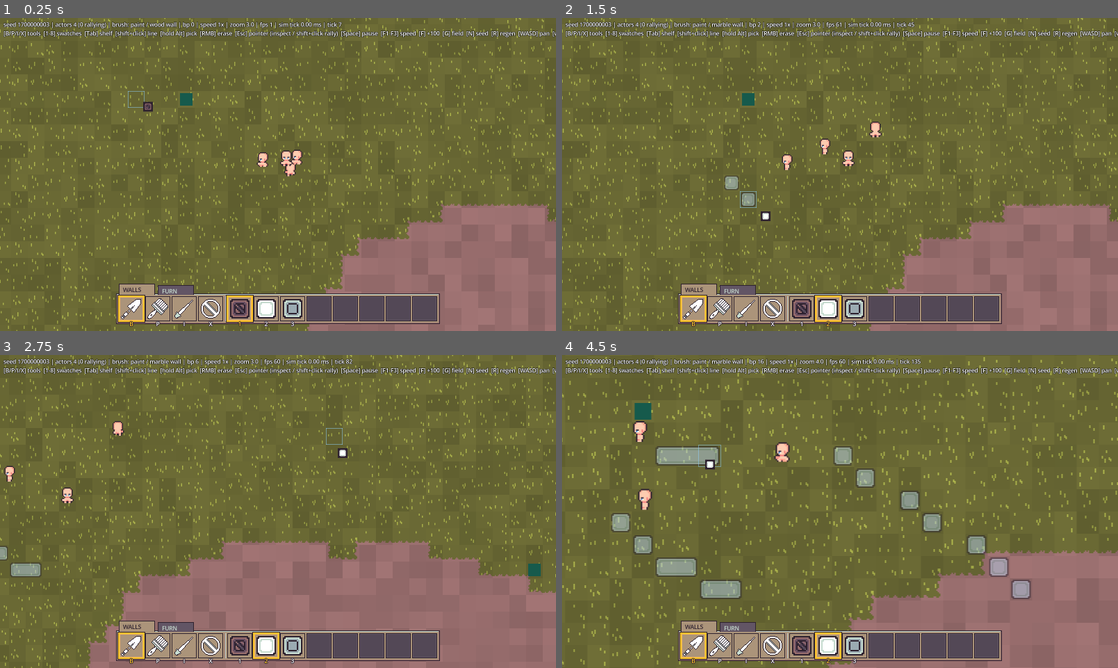
Above: before the commit, frames 1-4 (two rows, left to right).
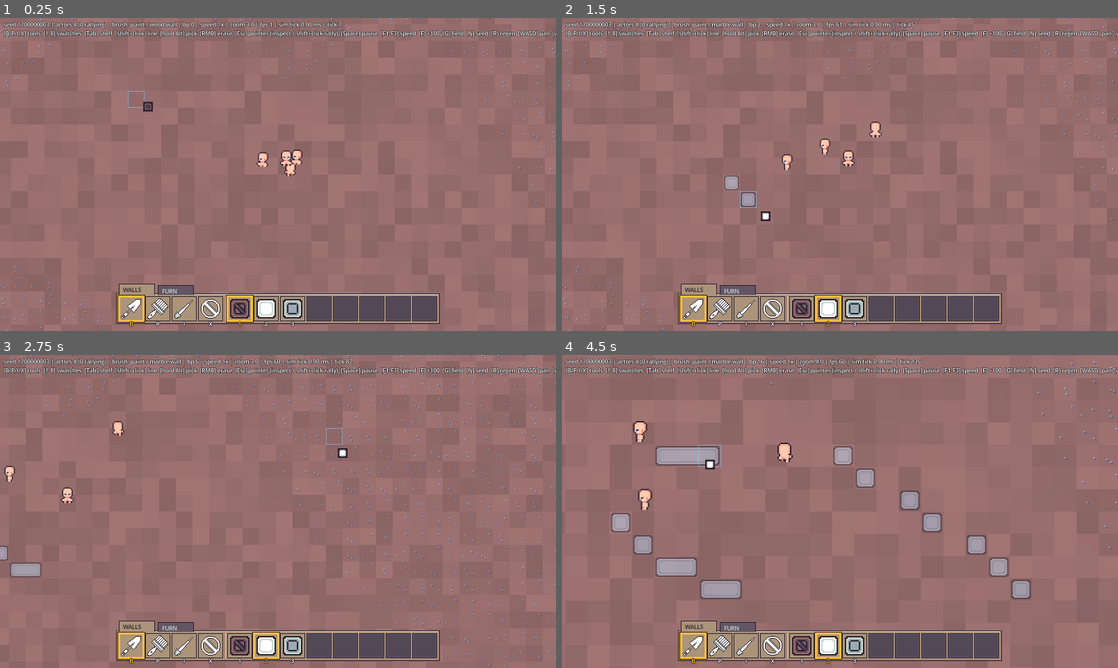
Above: after the commit, the same moments.

Repository: young-steveo/colony-sim
Game: Godot game, scene res://game/main.tscn
Two runs of this game, one before a commit and one after it. Both use one fixed random seed, a clock stepped at 60 frames per second and the inputs below.
Inputs (mouse positions are in pixels of both pictures, inside the frame that each line leads up to):
- Up to frame 1 (0.25 s): no input
- Up to frame 2 (1.5 s): drag from (840, 302) to (895, 105) at 0.52 s; drag from (728, 190) to (812, 237) at 1.27 s
- Up to frame 3 (2.75 s): move the mouse to (333, 442) at 2.02 s; hold D (pan_right) from 2.03 s (still down); hold B (tool_paint) from 2.03 s (still down)
- Up to frame 4 (4.5 s): release D (pan_right) at 2.75 s; release B (tool_paint) at 2.75 s; drag from (812, 574) to (673, 464) at 2.77 s; move the mouse to (1006, 558) at 3.52 s; hold A (pan_left) 3.53-4.25 s; hold Mouse wheel up (zoom_in) 3.53-4.25 s; drag from (673, 464) to (756, 433) at 4.27 s

The runs differ from the first frame. In frame 1, 80% of the frame differs, in the area x 0-100%, y 0-100%; in frame 2, 80%; in frame 3, 71%; in frame 4, 80%.

Commit message:
Worldgen fields: elevation + rainfall + soil depth; all six materials live
The fields plan from the GDD (Soft ground & mud entry) implemented:
three physical primaries (elevation, climate-scale rainfall, soil depth
thinning with altitude), wetness derived from rainfall + BFS distance
to open water. Materials are classification, never decree: stone where
soil runs out or peaks break through, sand on dry shores only, mud
where ground is soaked short of open water, fertile = deep + wet,
rocky = thin soil, grass on any soil holding water (including fertile —
its fringe exposes fertile dirt via the seam rule). Every land
substrate walkable in v1; weighted-cost pathing stays the recorded
prerequisite for difficult terrain.

Co-Authored-By: Claude Fable 5 <noreply@anthropic.com>

Diff:
--- a/content/terrain/terrain.json
+++ b/content/terrain/terrain.json
@@ -2,7 +2,11 @@
 	"materials": [
 		{ "id": "water", "color": "#0b5e65", "walkable": false },
 		{ "id": "dirt", "color": "#966c6c", "walkable": true, "sheet": "res://content/terrain/dirt.png" },
-		{ "id": "stone", "color": "#7f708a", "walkable": true, "sheet": "res://content/terrain/stone.png" }
+		{ "id": "stone", "color": "#7f708a", "walkable": true, "sheet": "res://content/terrain/stone.png" },
+		{ "id": "sand", "color": "#ab947a", "walkable": true, "sheet": "res://content/terrain/sand.png" },
+		{ "id": "mud", "color": "#4c3e24", "walkable": true, "sheet": "res://content/terrain/mud.png" },
+		{ "id": "dirt_fertile", "color": "#9e4539", "walkable": true, "sheet": "res://content/terrain/dirt_fertile.png" },
+		{ "id": "dirt_rocky", "color": "#966c6c", "walkable": true, "sheet": "res://content/terrain/dirt_rocky.png" }
 	],
 	"surfaces": [
 		{ "id": "grass", "color": "#676633", "sheet": "res://content/terrain/grass.png" }
--- a/sim/core/map_gen.gd
+++ b/sim/core/map_gen.gd
@@ -1,9 +1,18 @@
 class_name MapGen
 extends RefCounted
 ## Deterministic terrain generation: fractal value noise built entirely on
-## SimRng, so the same seed always produces the same map. Placeholder
-## walking-skeleton generator — real worldgen (regions, rivers, ruins, WFC
-## detail passes) replaces this later.
+## SimRng, so the same seed always produces the same map. Walking-skeleton
+## generator — regions, rivers, ruins, WFC detail passes replace this later.
+##
+## Worldgen fields (GDD: Soft ground & mud — fields plan): few PHYSICAL
+## primaries, derive everything else. Primaries: ELEVATION (coastline,
+## stone line), RAINFALL (climate-scale wet/dry regions), SOIL DEPTH (how
+## far down bedrock is, thinning with altitude). Derived: WETNESS =
+## f(rainfall, distance-to-water) — ground truth, not climate. Materials
+## are then classification, never decree: fertile = deep + wet, rocky =
+## thin soil, mud = soaked short of open water, sand = dry shoreline,
+## stone = no soil at all. Believability comes from the correlations the
+## continuous fields carry for free.
 ##
 ## Each octave's lattice values are precomputed once (thousands of hashes)
 ## instead of hashed per tile corner (millions) — ~20x faster, still a pure
@@ -11,35 +20,103 @@
 
 const OCTAVES := 4
 const BASE_FREQUENCY := 1.0 / 48.0
+const RAIN_FREQUENCY := 1.0 / 96.0  # climate varies slower than terrain
+const SOIL_FREQUENCY := 1.0 / 32.0
 
-# Elevation bands (tile stack: substrate + surface). Below the grass line,
-# lowland dirt stays bare (shores); above it, grass grows ON the dirt as a
-# surface. High ground is walkable stone — impassable mountain mass comes
-# later as natural granite walls on top of it (GDD: Soft ground & mud /
-# tile stack).
 const THRESHOLD_WATER := 0.34
-const THRESHOLD_GRASS := 0.46
-const THRESHOLD_STONE := 0.72
+const THRESHOLD_PEAK := 0.72  # above this, bedrock breaks the surface
+const SOIL_BARE := 0.16  # thinner than this = exposed stone
+const SOIL_ROCKY := 0.34
+const SOIL_FERTILE := 0.58
+const WET_MUD := 0.70
+const WET_FERTILE := 0.50
+const WET_GRASS := 0.32
+const WET_SAND_MAX := 0.52  # sand only on DRY shores
+const SAND_SHORE_DIST := 2
+const WATER_REACH := 12.0  # tiles over which proximity wetness fades
 
 
 ## Returns { "substrate": PackedByteArray, "surface": PackedByteArray }.
 static func generate(world_seed: int, width: int, height: int) -> Dictionary:
 	var cell_count := width * height
-	var terrain_key := SimRng.key([world_seed, "terrain"])
+	var elevation := _fractal(SimRng.key([world_seed, "terrain"]), width, height, OCTAVES, BASE_FREQUENCY)
+	var rainfall := _fractal(SimRng.key([world_seed, "rainfall"]), width, height, 2, RAIN_FREQUENCY)
+	var soil_noise := _fractal(SimRng.key([world_seed, "soil"]), width, height, 3, SOIL_FREQUENCY)
 
-	var elevation := PackedFloat32Array()
-	var _err: int = elevation.resize(cell_count)
-	elevation.fill(0.0)
+	# Distance to open water (4-way BFS) — wetness is ground truth, and
+	# ground near water is wet regardless of climate.
+	var dist := PackedInt32Array()
+	var _e1: int = dist.resize(cell_count)
+	dist.fill(0x3FFFFFFF)
+	var queue := PackedInt32Array()
+	for c: int in cell_count:
+		if elevation[c] < THRESHOLD_WATER:
+			dist[c] = 0
+			var _e2: bool = queue.push_back(c)
+	var head := 0
+	while head < queue.size():
+		var c := queue[head]
+		head += 1
+		var cx := c % width
+		var d := dist[c] + 1
+		for n: int in [c - width, c + width, c - 1, c + 1]:
+			if n < 0 or n >= cell_count:
+				continue
+			if (n == c - 1 and cx == 0) or (n == c + 1 and cx == width - 1):
+				continue
+			if d < dist[n]:
+				dist[n] = d
+				var _e3: bool = queue.push_back(n)
+
+	var substrate := PackedByteArray()
+	var surface := PackedByteArray()
+	var _e4: int = substrate.resize(cell_count)
+	var _e5: int = surface.resize(cell_count)
+	for c: int in cell_count:
+		var e := elevation[c]
+		if e < THRESHOLD_WATER:
+			substrate[c] = SimWorld.TILE_WATER
+			continue
+		var soil := soil_noise[c] * (1.0 - 0.6 * e)  # thin up high
+		var proximity := clampf(1.0 - float(dist[c]) / WATER_REACH, 0.0, 1.0)
+		var wetness := 0.6 * rainfall[c] + 0.4 * proximity
+		if e >= THRESHOLD_PEAK or soil < SOIL_BARE:
+			substrate[c] = SimWorld.TILE_STONE
+		elif dist[c] <= SAND_SHORE_DIST and wetness < WET_SAND_MAX:
+			substrate[c] = SimWorld.TILE_SAND
+		elif wetness >= WET_MUD:
+			substrate[c] = SimWorld.TILE_MUD
+		elif soil >= SOIL_FERTILE and wetness >= WET_FERTILE:
+			substrate[c] = SimWorld.TILE_DIRT_FERTILE
+		elif soil < SOIL_ROCKY:
+			substrate[c] = SimWorld.TILE_DIRT_ROCKY
+		else:
+			substrate[c] = SimWorld.TILE_DIRT
+		# Grass grows on soil that holds some water — including fertile
+		# ground (its fringe then exposes fertile dirt: the seam rule).
+		var s := substrate[c]
+		if (s == SimWorld.TILE_DIRT or s == SimWorld.TILE_DIRT_FERTILE) and wetness >= WET_GRASS:
+			surface[c] = SimWorld.SURF_GRASS
+	return {"substrate": substrate, "surface": surface}
+
+
+## Normalized [0,1] fractal value noise, lattice precomputed per octave.
+static func _fractal(
+	field_key: int, width: int, height: int, octaves: int, base_frequency: float
+) -> PackedFloat32Array:
+	var out := PackedFloat32Array()
+	var _err: int = out.resize(width * height)
+	out.fill(0.0)
 	var norm := 0.0
 	var amplitude := 1.0
-	var frequency := BASE_FREQUENCY
+	var frequency := base_frequency
 
-	for octave: int in OCTAVES:
+	for octave: int in octaves:
 		var lattice_w := floori((width - 1) * frequency) + 2
 		var lattice_h := floori((height - 1) * frequency) + 2
 		var lattice := PackedFloat32Array()
 		var _err2: int = lattice.resize(lattice_w * lattice_h)
-		var octave_key := SimRng.combine(terrain_key, octave)
+		var octave_key := SimRng.combine(field_key, octave)
 		for cy: int in lattice_h:
 			var row_key := SimRng.combine(octave_key, cy)
 			var row := cy * lattice_w
@@ -61,25 +138,13 @@
 				tx = tx * tx * (3.0 - 2.0 * tx)
 				var top := lerpf(lattice[row0 + x0], lattice[row0 + x0 + 1], tx)
 				var bottom := lerpf(lattice[row1 + x0], lattice[row1 + x0 + 1], tx)
-				elevation[out_row + x] += amplitude * lerpf(top, bottom, ty)
+				out[out_row + x] += amplitude * lerpf(top, bottom, ty)
 
 		norm += amplitude
 		amplitude *= 0.5
 		frequency *= 2.0
 
-	var substrate := PackedByteArray()
-	var surface := PackedByteArray()
-	var _err3: int = substrate.resize(cell_count)
-	var _err4: int = surface.resize(cell_count)
-	var inv_norm := 1.0 / norm
-	for c: int in cell_count:
-		var e := elevation[c] * inv_norm
-		if e < THRESHOLD_WATER:
-			substrate[c] = SimWorld.TILE_WATER
-		elif e < THRESHOLD_STONE:
-			substrate[c] = SimWorld.TILE_DIRT
-			if e >= THRESHOLD_GRASS:
-				surface[c] = SimWorld.SURF_GRASS
-		else:
-			substrate[c] = SimWorld.TILE_STONE
-	return {"substrate": substrate, "surface": surface}
+	var inv := 1.0 / norm
+	for i: int in out.size():
+		out[i] *= inv
+	return out
--- a/sim/core/sim_world.gd
+++ b/sim/core/sim_world.gd
@@ -11,6 +11,10 @@
 const TILE_WATER := 0
 const TILE_DIRT := 1
 const TILE_STONE := 2
+const TILE_SAND := 3
+const TILE_MUD := 4
+const TILE_DIRT_FERTILE := 5
+const TILE_DIRT_ROCKY := 6
 const SURF_NONE := 0
 const SURF_GRASS := 1
 
--- a/sim/core/terrain_defs.gd
+++ b/sim/core/terrain_defs.gd
@@ -33,8 +33,8 @@
 		var _e3: bool = defs.walkable.push_back(1 if bool(m.get("walkable", false)) else 0)
 		var _e4: bool = defs.sheets.push_back(str(m.get("sheet", "")))
 	assert(
-		defs.ids.size() > SimWorld.TILE_STONE,
-		"terrain.json must define all engine substrates (water, dirt, stone)"
+		defs.ids.size() > SimWorld.TILE_DIRT_ROCKY,
+		"terrain.json must define all engine substrates (water through dirt_rocky)"
 	)
 	var _s1: bool = defs.surface_ids.push_back("bare")
 	var _s2: bool = defs.surface_colors.push_back(Color.MAGENTA)  # never drawn
--- a/tests/run_tests.gd
+++ b/tests/run_tests.gd
@@ -94,15 +94,19 @@
 	var grassy := 0
 	for i: int in substrate.size():
 		var t := substrate[i]
-		if t > SimWorld.TILE_STONE:
+		if t > SimWorld.TILE_DIRT_ROCKY:
 			valid = false
-		if surface[i] == SimWorld.SURF_GRASS and t != SimWorld.TILE_DIRT:
-			valid = false  # grass only grows on dirt
-		if t == SimWorld.TILE_DIRT or t == SimWorld.TILE_STONE:
-			walkable += 1
+		if (
+			surface[i] == SimWorld.SURF_GRASS
+			and t != SimWorld.TILE_DIRT
+			and t != SimWorld.TILE_DIRT_FERTILE
+		):
+			valid = false  # grass only grows on soil
+		if t != SimWorld.TILE_WATER:
+			walkable += 1  # every land substrate is walkable in v1
 		if surface[i] == SimWorld.SURF_GRASS:
 			grassy += 1
-	_check(valid, "all substrates valid; grass only on dirt")
+	_check(valid, "all substrates valid; grass only on soil")
 	_check(walkable > 64 * 64 / 4, "map is at least 25%% walkable (got %d/4096)" % walkable)
 	_check(grassy > 0, "grass surface exists")
 
